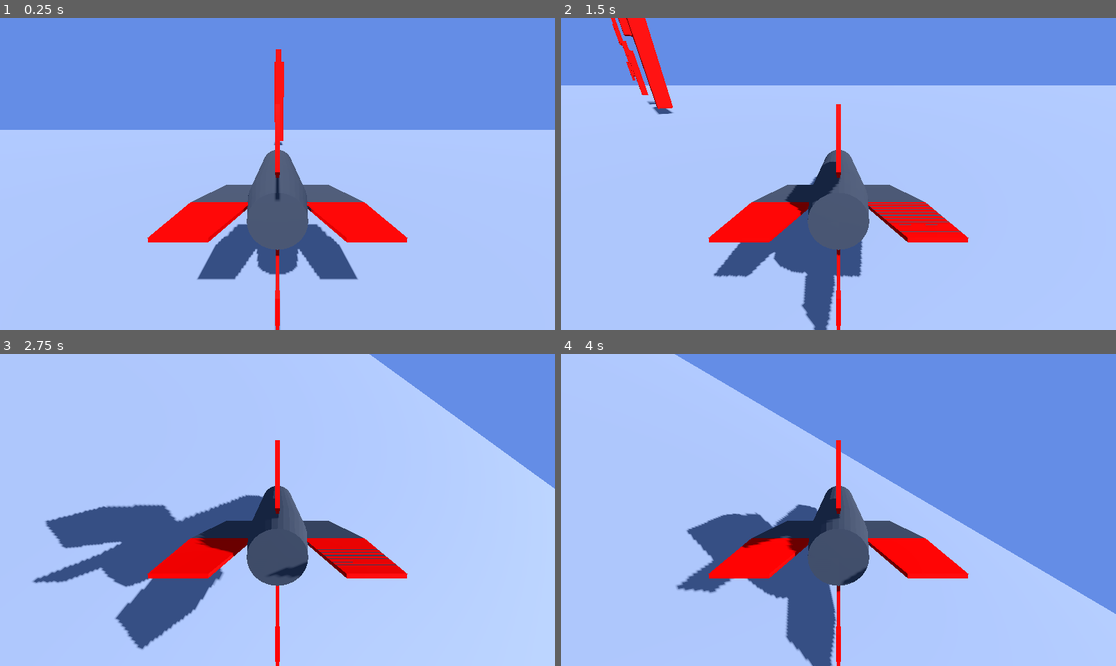
Above: before the commit, frames 1-4 (two rows, left to right).
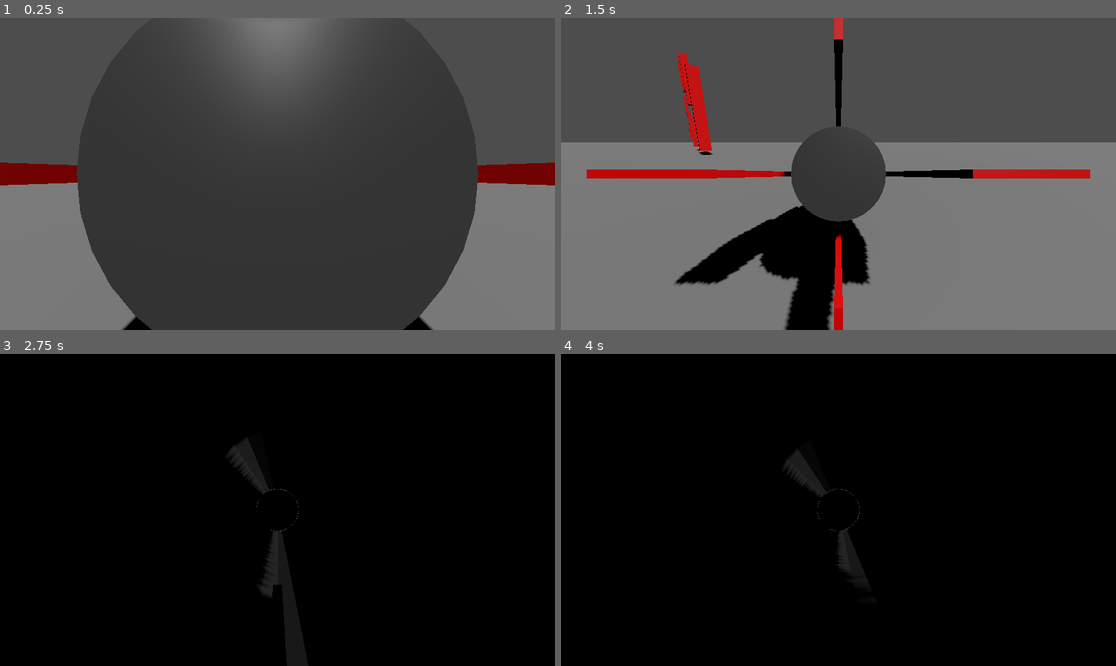
Above: after the commit, the same moments.

Repository: F100cTomas/Flight-Simulator
Game: Godot game, scene res://Scenes/main.tscn
Same seed, same stepped clock (60 frames per second), same inputs: the game is played once before the commit and once after it.
Inputs (mouse positions are in pixels of both pictures, inside the frame that each line leads up to):
- Up to frame 1 (0.25 s): no input
- Up to frame 2 (1.5 s): tap Enter at 0.5 s; move the mouse to (960, 158) at 0.52 s; hold D (Yaw Right) 0.53-1.28 s; tap Mouse wheel up (Zoom In, bound only after the commit) at 0.6 s; tap Space at 0.77 s; tap Mouse wheel down (Zoom Out, bound only after the commit) at 0.8, 1.35 s; move the mouse to (727, 189) at 1.27 s; hold W (Pitch Down) from 1.28 s (still down)
- Up to frame 3 (2.75 s): tap Space at 1.52 s; tap Z at 1.55 s; move the mouse to (333, 441) at 2.02 s; release W (Pitch Down) at 2.03 s; hold D (Yaw Right) from 2.03 s (still down); hold Z from 2.03 s (still down); tap Mouse wheel up (Zoom In, bound only after the commit) at 2.3 s
- Up to frame 4 (4 s): move the mouse to (810, 572) at 2.77 s; release D (Yaw Right) at 2.78 s; release Z at 2.78 s; hold S (Pitch Up) 2.78-3.53 s; tap E (Roll Clockwise) at 2.85 s; tap Space at 3.02, 3.77 s; tap Mouse wheel down (Zoom Out, bound only after the commit) at 3.05 s; move the mouse to (1005, 556) at 3.52 s; hold A (Yaw Left) from 3.53 s (still down); hold Z from 3.53 s (still down); tap Q (Roll Counter-Clockwise) at 3.6 s

The runs differ from the first frame. In frame 1, 100% of the frame differs, in the area x 0-100%, y 0-100%; in frame 2, 100%; in frame 3, 100%; in frame 4, 100%.

Commit message:
Camera Zoom

Diff:
--- /dev/null
+++ b/Scenes/camera.tscn
@@ -0,0 +1,10 @@
+[gd_scene load_steps=2 format=3 uid="uid://dlucu1r53ndai"]
+
+[ext_resource type="Script" path="res://Scripts/camera.gd" id="1_4l22a"]
+
+[node name="Camera" type="Node3D"]
+script = ExtResource("1_4l22a")
+
+[node name="Camera3D" type="Camera3D" parent="."]
+transform = Transform3D(1, 0, 0, 0, 1, 0, 0, 0, 1, 0, 0, 2.40067)
+fov = 90.0
--- a/Scenes/main.tscn
+++ b/Scenes/main.tscn
@@ -2,14 +2,7 @@
 
 [ext_resource type="PackedScene" uid="uid://xnh0vdk8rfp5" path="res://Scenes/rocket.tscn" id="1_e1ykn"]
 [ext_resource type="PackedScene" uid="uid://d1vhm22177j2n" path="res://Scenes/box.tscn" id="2_c5y16"]
-
-[sub_resource type="Environment" id="Environment_mq07e"]
-background_mode = 1
-background_color = Color(0.437799, 0.616361, 1, 1)
-background_energy_multiplier = 0.9
-ambient_light_color = Color(1, 1, 1, 1)
-ambient_light_energy = 0.37
-reflected_light_source = 1
+[ext_resource type="PackedScene" uid="uid://dlucu1r53ndai" path="res://Scenes/camera.tscn" id="2_wwj5v"]
 
 [sub_resource type="WorldBoundaryShape3D" id="WorldBoundaryShape3D_h4jkp"]
 
@@ -20,9 +13,7 @@
 
 [node name="Airplane" parent="." instance=ExtResource("1_e1ykn")]
 
-[node name="Camera3D" type="Camera3D" parent="Airplane"]
-transform = Transform3D(1, 0, 0, 0, 0.97722, 0.212229, 0, -0.212229, 0.97722, 0, 2.34362, 6.67472)
-environment = SubResource("Environment_mq07e")
+[node name="Camera" parent="Airplane" instance=ExtResource("2_wwj5v")]
 
 [node name="StaticBody3D" type="StaticBody3D" parent="."]
 transform = Transform3D(1, 0, 0, 0, 1, 0, 0, 0, 1, 0, -1, 0)
--- /dev/null
+++ b/Scripts/camera.gd
@@ -0,0 +1,6 @@
+extends Node
+
+func _input(event: InputEvent) -> void:
+	$Camera3D.position.z += Input.get_axis("Zoom In", "Zoom Out")
+	if Input.is_key_pressed(KEY_Z):
+		$Camera3D.position = Vector3(0.0, 0.0, 0.0)
--- a/project.godot
+++ b/project.godot
@@ -48,6 +48,16 @@
 "events": [Object(InputEventKey,"resource_local_to_scene":false,"resource_name":"","device":-1,"window_id":0,"alt_press …(192 unchanged characters)…
 ]
 }
+"Zoom In"={
+"deadzone": 0.5,
+"events": [Object(InputEventMouseButton,"resource_local_to_scene":false,"resource_name":"","device":-1,"window_id":0,"alt_pressed":false,"shift_pressed":false,"ctrl_pressed":false,"meta_pressed":false,"button_mask":0,"position":Vector2(0, 0),"global_position":Vector2(0, 0),"factor":1.0,"button_index":4,"canceled":false,"pressed":false,"double_click":false,"script":null)
+]
+}
+"Zoom Out"={
+"deadzone": 0.5,
+"events": [Object(InputEventMouseButton,"resource_local_to_scene":false,"resource_name":"","device":-1,"window_id":0,"alt_pressed":false,"shift_pressed":false,"ctrl_pressed":false,"meta_pressed":false,"button_mask":0,"position":Vector2(0, 0),"global_position":Vector2(0, 0),"factor":1.0,"button_index":5,"canceled":false,"pressed":false,"double_click":false,"script":null)
+]
+}
 
 [rendering]
 
